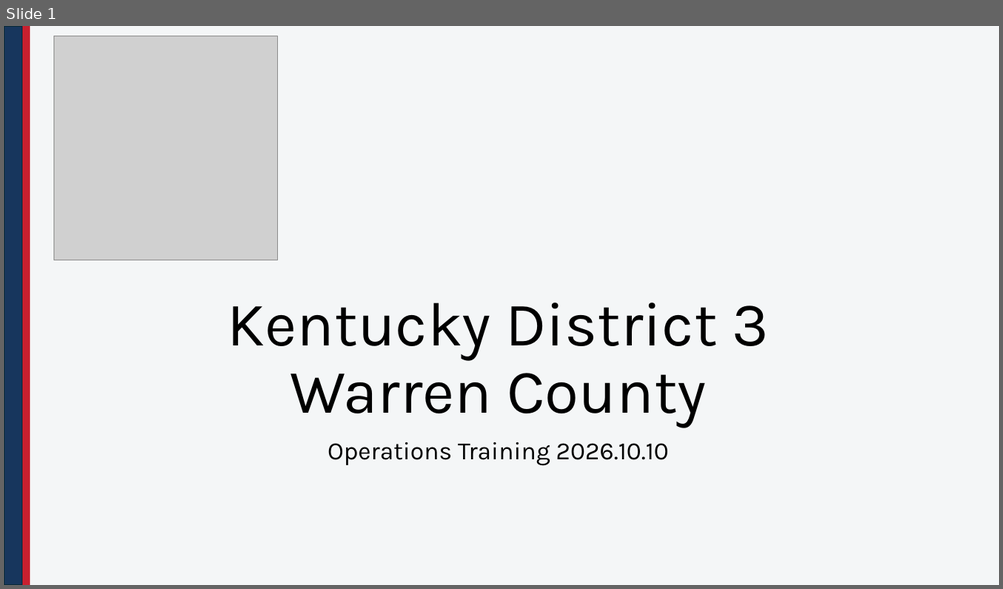
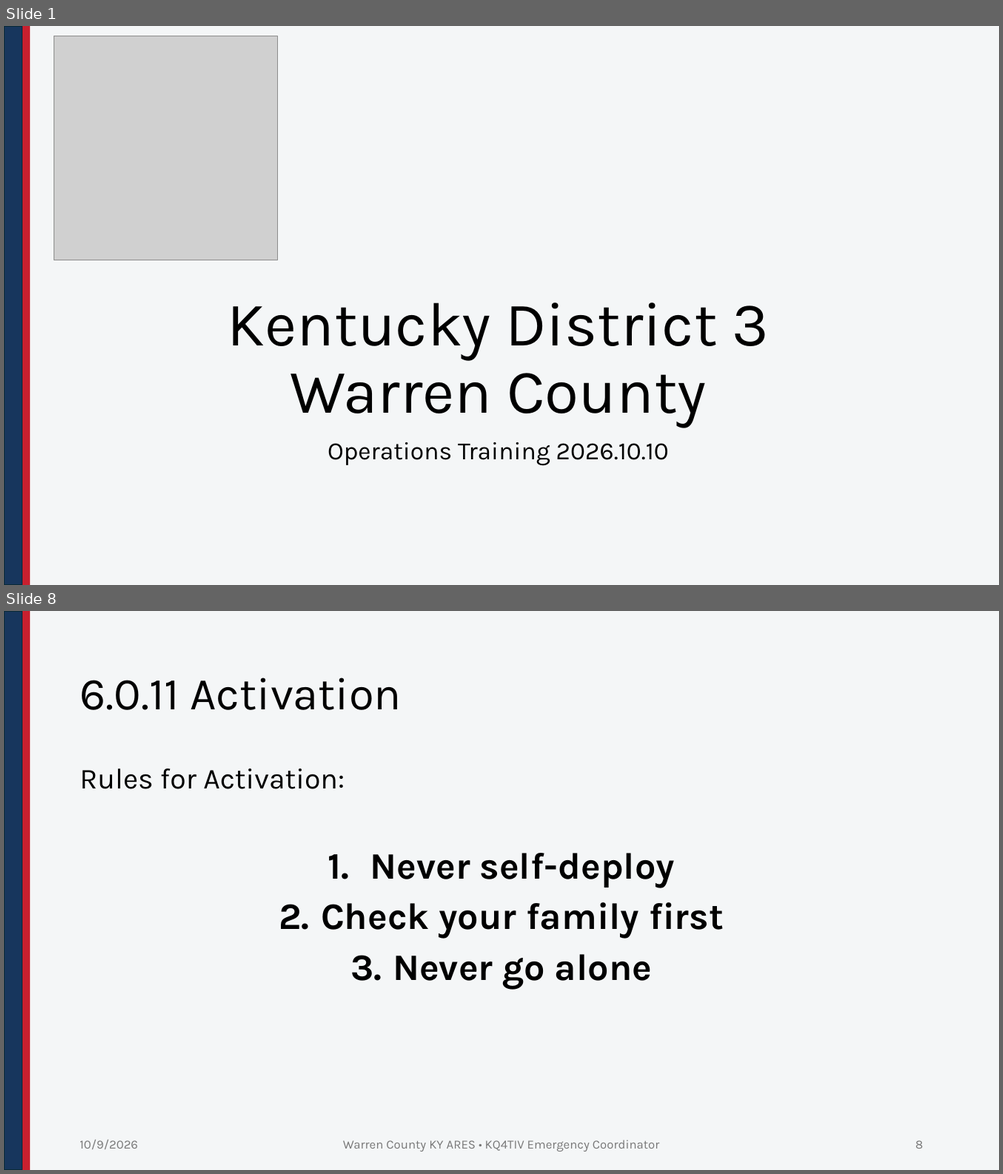
Before and after one commit to nathanielbutts/nathanielbutts.github.io, a slide deck: documents/training/Training_20261010.pptx. Shown one above the other, each under a label of ours: slide 1 before the commit, slides 1 and 8 after it; the slides between them are not shown. The pictures are 1003x589 and 1003x1174 pixels, drawn with LibreOffice and Linux fonts; fonts in the diff are those of the drawing; grey boxes stand for pictures; background and template pictures are left out. Boxes give left, top, right and bottom in pixels: in the first picture for what was removed or moved away, otherwise in the second. Text is boxed around its words. In the diff, an @@ line names an element or a change of style, - is before the commit and + after.

```diff
--- a/documents/training/Training_20261010.pptx
+++ b/documents/training/Training_20261010.pptx
@@ slide 8 added at (4,611,999,1170), background #F4F6F7; not listed: 2 template elements that a slide beside it also shows @@
@@ title added at (79,678,401,710), 44 pt, text #000000 @@
+6.0.11 Activation
@@ text added at (79,769,723,989), 36 pt, text #000000, bold @@
+Rules for Activation:
+1. Never self-deploy
+2. Check your family first
+3. Never go alone
@@ text added at (79,1140,138,1150), 12 pt, text #797979 @@
+10/9/2026
@@ text added at (343,1140,660,1152), 12 pt, text #797979 @@
+Warren County KY ARES • KQ4TIV Emergency Coordinator
@@ page number added at (915,1141,922,1149), 12 pt, text #797979 @@
+8
```
Also in this commit, not shown: 1 slide changed, 10 other slides added, 2 other files.
